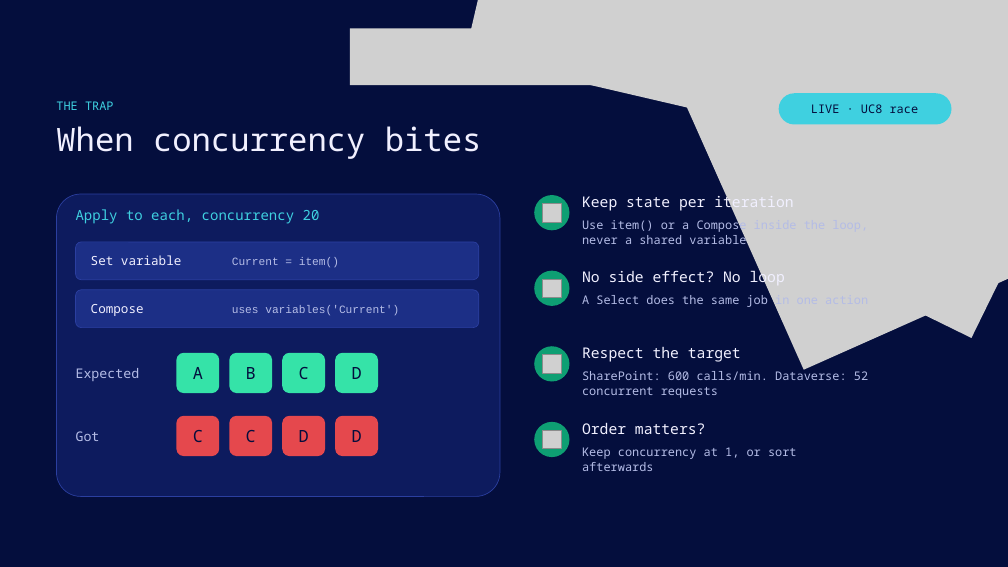
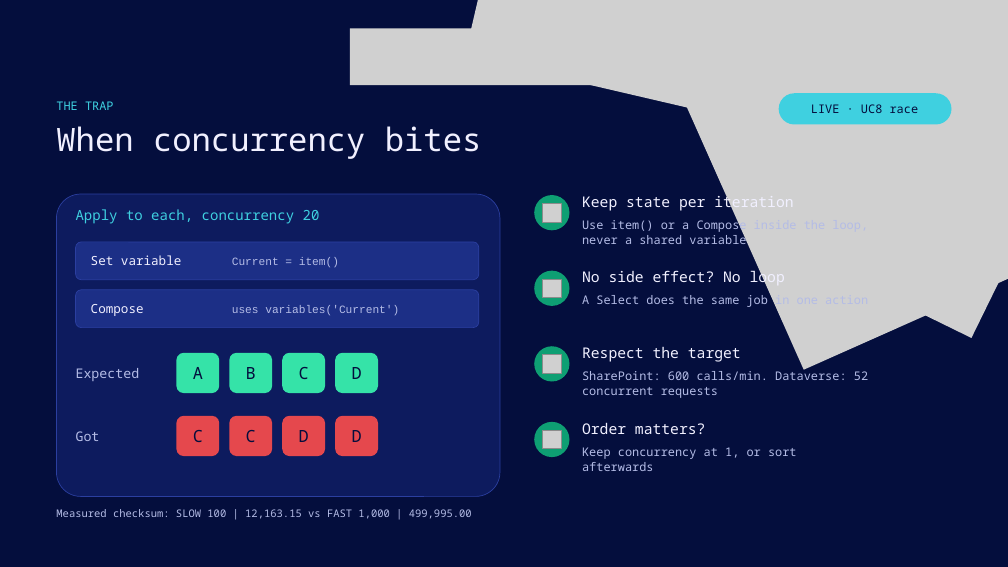
Before and after one commit to david-lorenzo88/power-automate-optimization-techniques, a slide deck: slide 27 of deck/From-Hours-to-Seconds.pptx (slide 26 before the commit). Drawn at 1008x567 pixels with LibreOffice and Linux fonts; fonts in the diff are those of the drawing; grey boxes stand for pictures; background and template pictures are left out. Boxes give left, top, right and bottom in pixels: in the first picture for what was removed or moved away, otherwise in the second. Text is boxed around its words. In the diff, an @@ line names an element or a change of style, - is before the commit and + after.

```diff
--- a/deck/From-Hours-to-Seconds.pptx
+++ b/deck/From-Hours-to-Seconds.pptx
@@ text added at (56,509,472,519), 15 pt, text #B4BCE6 @@
+Measured checksum: SLOW 100 | 12,163.15 vs FAST 1,000 | 499,995.00
```
Also in this commit, not shown: 12 other slides changed, 3 slides added, 1 slide removed, 3 other files.
